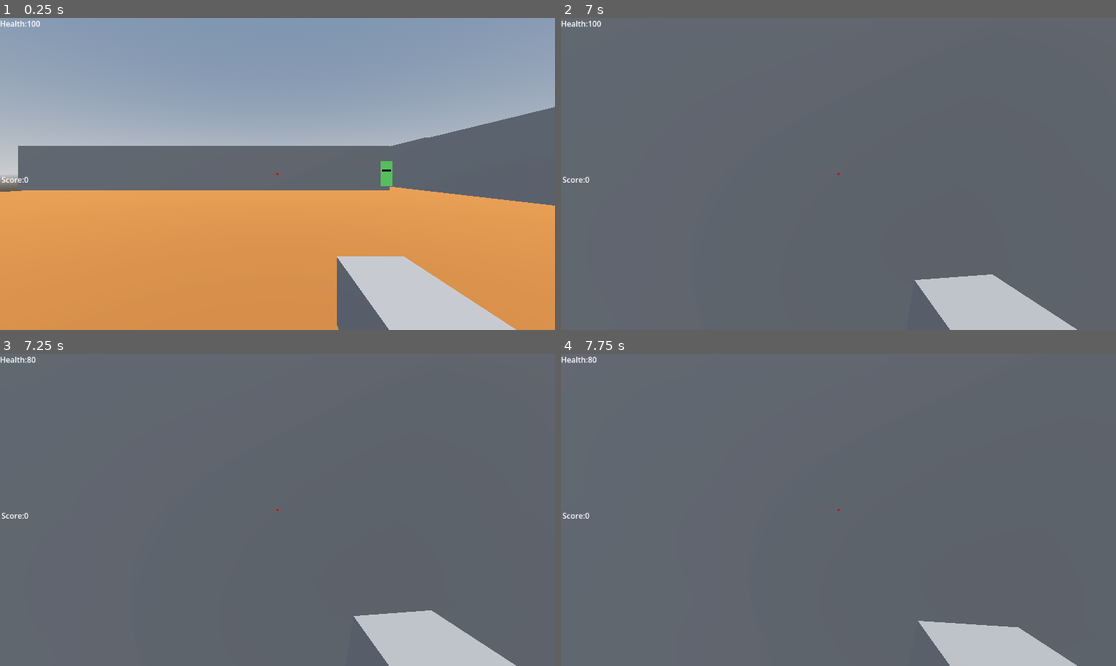
Above: before the commit, frames 1-4 (two rows, left to right).
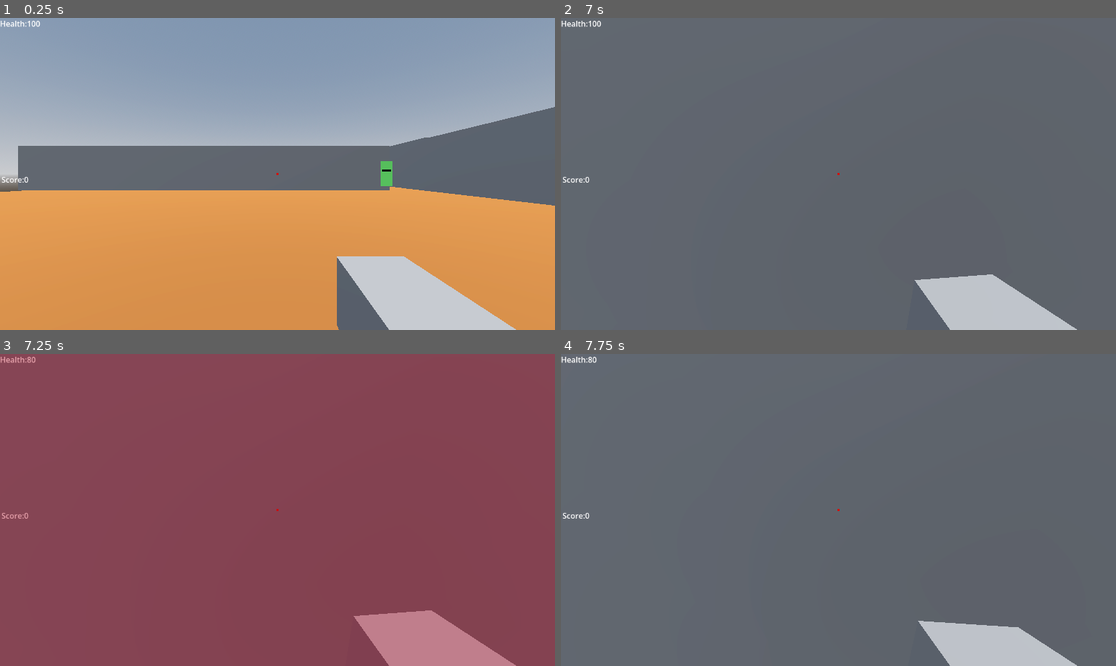
Above: after the commit, the same moments.

Repository: mohsin111111111/pkbg
Game: Godot game, scene res://world.tscn
Same seed, same stepped clock (60 frames per second), same inputs: the game is played once before the commit and once after it.
Inputs (mouse positions are in pixels of both pictures, inside the frame that each line leads up to):
- Up to frame 1 (0.25 s): no input
- Up to frame 2 (7 s): tap Enter (ui_accept) at 0.5, 0.77, 1.52, 3.02, 3.77, 4.52, 5.75, 6.02, 6.77 s; move the mouse to (866, 174) at 0.52 s; hold Up (ui_up) 0.53-5.78 s; click (866, 174) at 0.6 s; move the mouse to (810, 174) at 1.27 s; right-click (810, 174) at 1.35 s; click (810, 174) at 1.55 s; move the mouse to (849, 167) at 2.02 s; click (849, 167) at 2.1 s; move the mouse to (832, 180) at 2.77 s; tap Shift (sprint) at 2.85 s; click (832, 180) at 3.05 s; move the mouse to (877, 177) at 3.52 s; tap Alt at 3.6 s; click (877, 177) at 3.8 s; tap R (reload) at 4.15 s; move the mouse to (794, 170) at 4.27 s; click (794, 170) at 4.35 s; move the mouse to (844, 174) at 5.02 s; hold Right mouse button (aim) 5.03-5.78 s; click (844, 174) at 5.3 s; move the mouse to (816, 167) at 5.77 s; hold Right (ui_right) 5.78-6.53 s; click (816, 167) at 5.85 s; move the mouse to (866, 174) at 6.52 s; hold Up (ui_up) from 6.53 s (still down); hold Shift (sprint) from 6.53 s (still down); click (866, 174) at 6.8 s
- Up to frame 3 (7.25 s): keep holding Up (ui_up); keep holding Shift (sprint)
- Up to frame 4 (7.75 s): keep holding Up (ui_up); move the mouse to (810, 510) at 7.27 s; release Shift (sprint) at 7.28 s; tap Alt at 7.35 s; tap Enter (ui_accept) at 7.52 s; click (810, 510) at 7.55 s

Frames 1-2 are identical in both runs. In frame 3, 100% of the frame differs, in the area x 0-100%, y 0-100%; in frame 4, nothing differs.

Commit message:
i made 3d effects like health bar and get red bloody effect when hit

Diff:
--- a/enemy.gd
+++ b/enemy.gd
@@ -28,30 +28,46 @@
 			direction.y = 0
 			velocity.x = direction.x * SPEED
 			velocity.z = direction.z * SPEED
-	elif is_guard == true:
-		if alarm_sounded == true:
-			var direction = global_position.direction_to(player.global_position)
-			direction.y = 0
-			velocity.x = direction.x * SPEED
-			velocity.z = direction.z * SPEED
-		else:
-			velocity.x = 0
-			velocity.z = 0
+		elif is_guard == true:
+			if alarm_sounded == true:
+				var direction = global_position.direction_to(player.global_position)
+				direction.y = 0
+				velocity.x = direction.x * SPEED
+				velocity.z = direction.z * SPEED
+			else:
+				velocity.x = 0
+				velocity.z = 0
 			fire_at_player()
 		look_at(Vector3(player.global_position.x, global_position.y, player.global_position.z),Vector3.UP)
 	move_and_slide()
 func fire_at_player():
 	if can_shoot and gun_ray.is_colliding():
+
+		var hit_object = gun_ray.get_collider()
+		print("Guard fired his laser, and it hit: ", hit_object.name)
+
 		var tracer = tracer_scene.instantiate()
 		get_tree().root.add_child(tracer)
 		tracer.global_transform = gun_ray.global_transform
-		var hit_object = gun_ray.get_collider()
+
 		if hit_object.is_in_group("Player") and hit_object.has_method("take_damage"):
 			hit_object.take_damage(gun_damage)
 			print("Guard shot the player for ", gun_damage, "damage!")
-			can_shoot = false
-			await get_tree().create_timer(1.5).timeout
-			can_shoot = true
+		can_shoot = false
+		await get_tree().create_timer(1.5).timeout
+		can_shoot = true
+#func fire_at_player():
+	#if can_shoot and gun_ray.is_colliding():
+		#var tracer = tracer_scene.instantiate()
+		#get_tree().root.add_child(tracer)
+		#tracer.global_transform = gun_ray.global_transform
+		#var hit_object = gun_ray.get_collider()
+		#if hit_object.is_in_group("Player") and hit_object.has_method("take_damage"):
+			#hit_object.take_damage(gun_damage)
+			#print("Guard shot the player for ", gun_damage, "damage!")
+			#can_shoot = false
+			#await get_tree().create_timer(1.5).timeout
+			#can_shoot = true
 func take_damage():
 	health -= 1
 	print("Body took damage! Health is now: ", health)
--- a/enemy.tscn
+++ b/enemy.tscn
@@ -51,7 +51,7 @@
 shape = SubResource("SphereShape3D_7k104")
 
 [node name="GunRay" type="RayCast3D" parent="." unique_id=470458395]
-transform = Transform3D(1, 0, 0, 0, 1, 0, 0, 0, 1, 0, 1, 0)
-target_position = Vector3(0, 0, -40)
+transform = Transform3D(1, 0, 0, 0, 1, 0, 0, 0, 1, 0, 1, -1)
+target_position = Vector3(0, 0, -50)
 
 [connection signal="body_entered" from="AttackZone" to="." method="_on_attack_zone_body_entered"]
--- a/player.gd
+++ b/player.gd
@@ -23,6 +23,7 @@
 @onready var health_text = $HUD/HealthText
 @onready var score_text = $HUD/ScoreText
 @onready var ammo_text = $HUD/AmmoText
+@onready var damage_overlay = $CanvasLayer/DamageOverlay
 
 func _ready():
 	Input.set_mouse_mode(Input.MOUSE_MODE_CAPTURED)
@@ -85,9 +86,17 @@
 func take_damage(amount):
 	health-=amount
 	health_text.text="Health:"+str(health)
-
-	if health<=0:
+	print("Player took damage! Health is now:", health)
+	flash_damage_screen()
+	if health<= 0:
+		print("Player died! Game Over!")
 		get_tree().call_deferred("reload_current_scene")
+func flash_damage_screen():
+	var tween = get_tree().create_tween()
+	tween.tween_property(damage_overlay,"color:a",0.4,0.1)
+	tween.tween_property(damage_overlay,"color:a",0.0,0.5)
+	#if health<=0:
+	#get_tree().call_deferred("reload_current_scene")
 func add_score(amount):
 	score += amount
 	score_text.text= "Score: " + str(score)
--- a/player.tscn
+++ b/player.tscn
@@ -68,3 +68,14 @@
 grow_horizontal = 2
 grow_vertical = 2
 color = Color(0.8376361, 0.053137094, 9.62615e-08, 1)
+
+[node name="CanvasLayer" type="CanvasLayer" parent="." unique_id=1855481482]
+
+[node name="DamageOverlay" type="ColorRect" parent="CanvasLayer" unique_id=2012286949]
+anchors_preset = 15
+anchor_right = 1.0
+anchor_bottom = 1.0
+grow_horizontal = 2
+grow_vertical = 2
+mouse_filter = 2
+color = Color(0.7529412, 0.05490196, 0.15686275, 0)
--- a/tracer.tscn
+++ b/tracer.tscn
@@ -14,4 +14,5 @@
 script = ExtResource("1_yt2qg")
 
 [node name="MeshInstance3D" type="MeshInstance3D" parent="." unique_id=1933249325]
+transform = Transform3D(1, 0, 0, 0, 1, 0, 0, 0, 1, 0, 0, 0.20498997)
 mesh = SubResource("BoxMesh_wwgdn")
